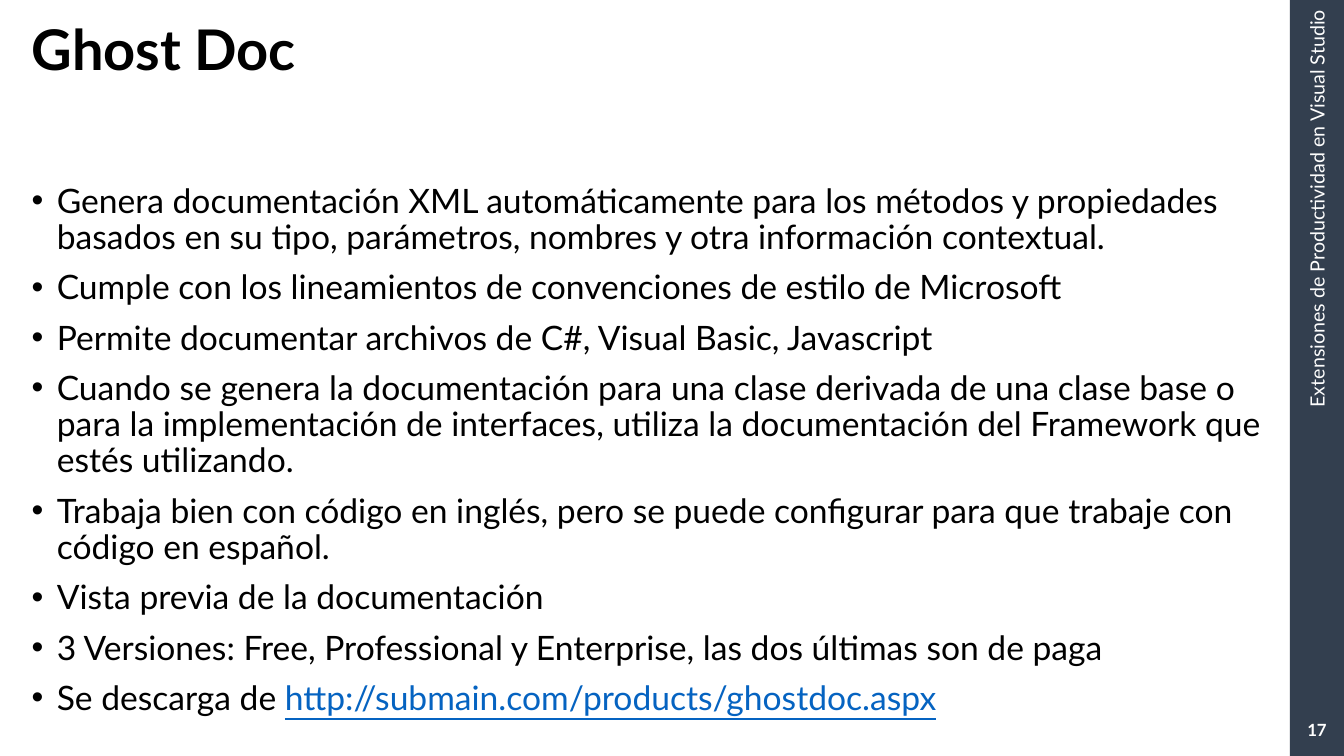
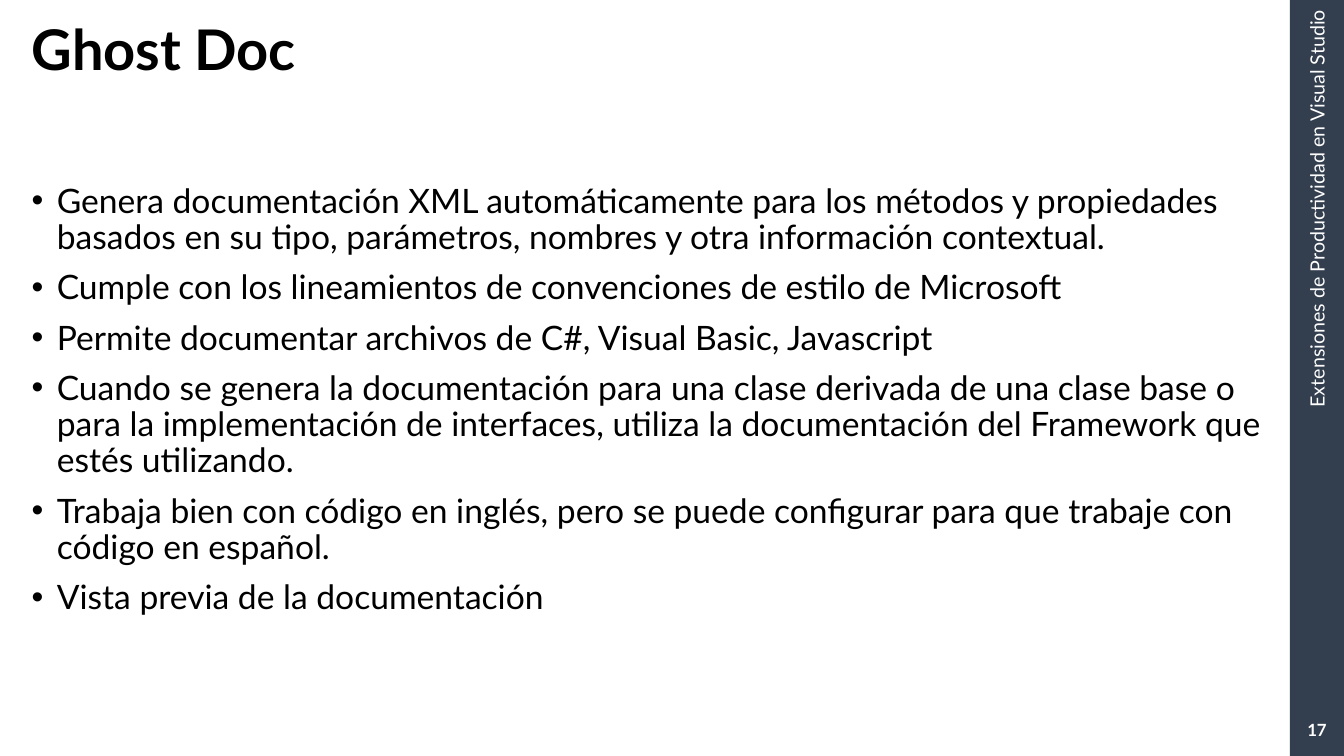
Before and after one commit to RGDotnet/Capacitacion, a slide deck: slide 17 of CapacitacionArmagedon/Diapositivas/Extensiones de productividad en visual studio.pptx. Drawn at 1344x756 pixels with LibreOffice and Linux fonts; fonts in the diff are those of the drawing; background and template pictures are left out. Boxes give left, top, right and bottom in pixels: in the first picture for what was removed or moved away, otherwise in the second. Text is boxed around its words. In the diff, an @@ line names an element or a change of style, - is before the commit and + after.

```diff
--- a/CapacitacionArmagedon/Diapositivas/Extensiones de productividad en visual studio.pptx
+++ b/CapacitacionArmagedon/Diapositivas/Extensiones de productividad en visual studio.pptx
@@ text at box(57, 635, 1103, 716): paragraphs removed @@
-• 3 Versiones: Free, Professional y Enterprise, las dos últimas son de paga
-• Se descarga de http://submain.com/products/ghostdoc.aspx
```
Also in this commit, not shown: 6 other slides changed, 2 slides added, 3 slides removed.
